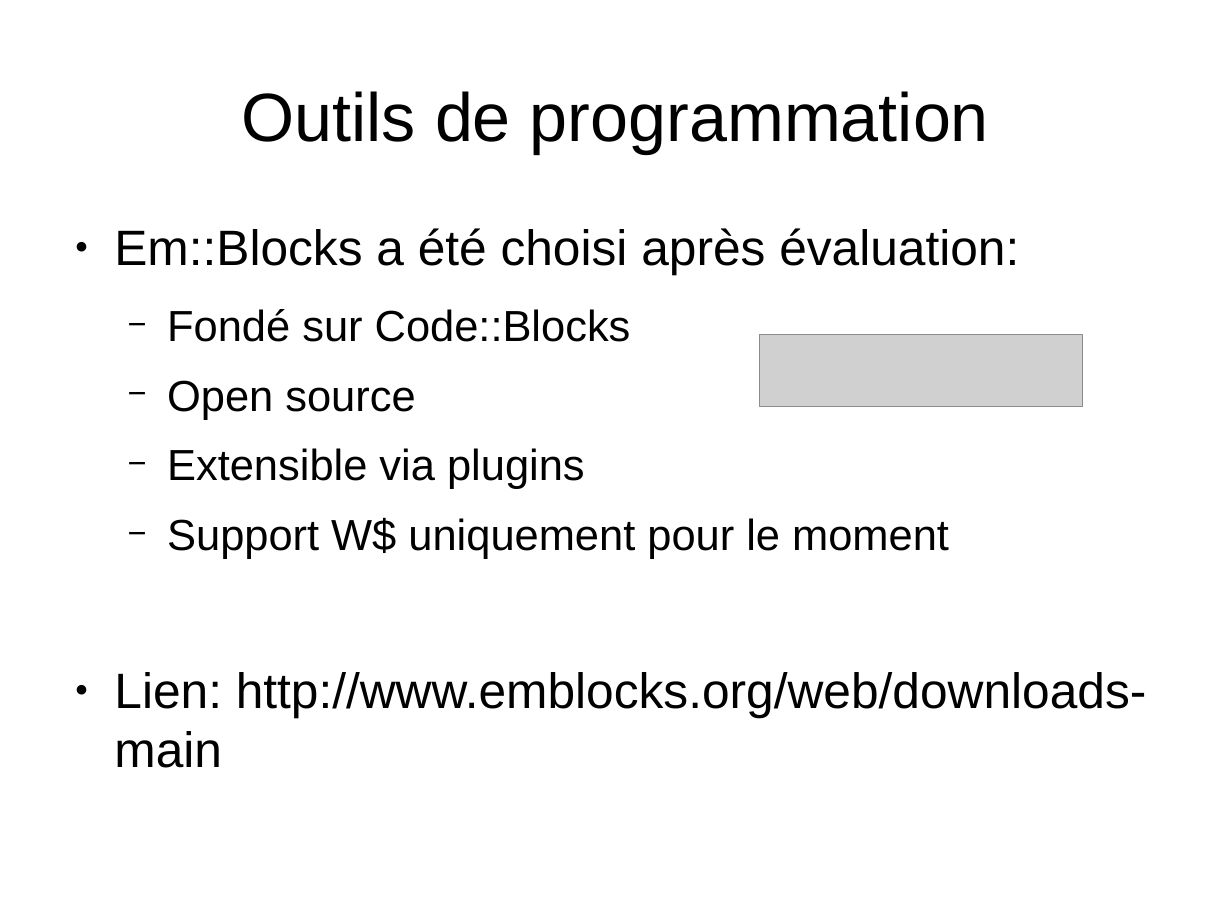
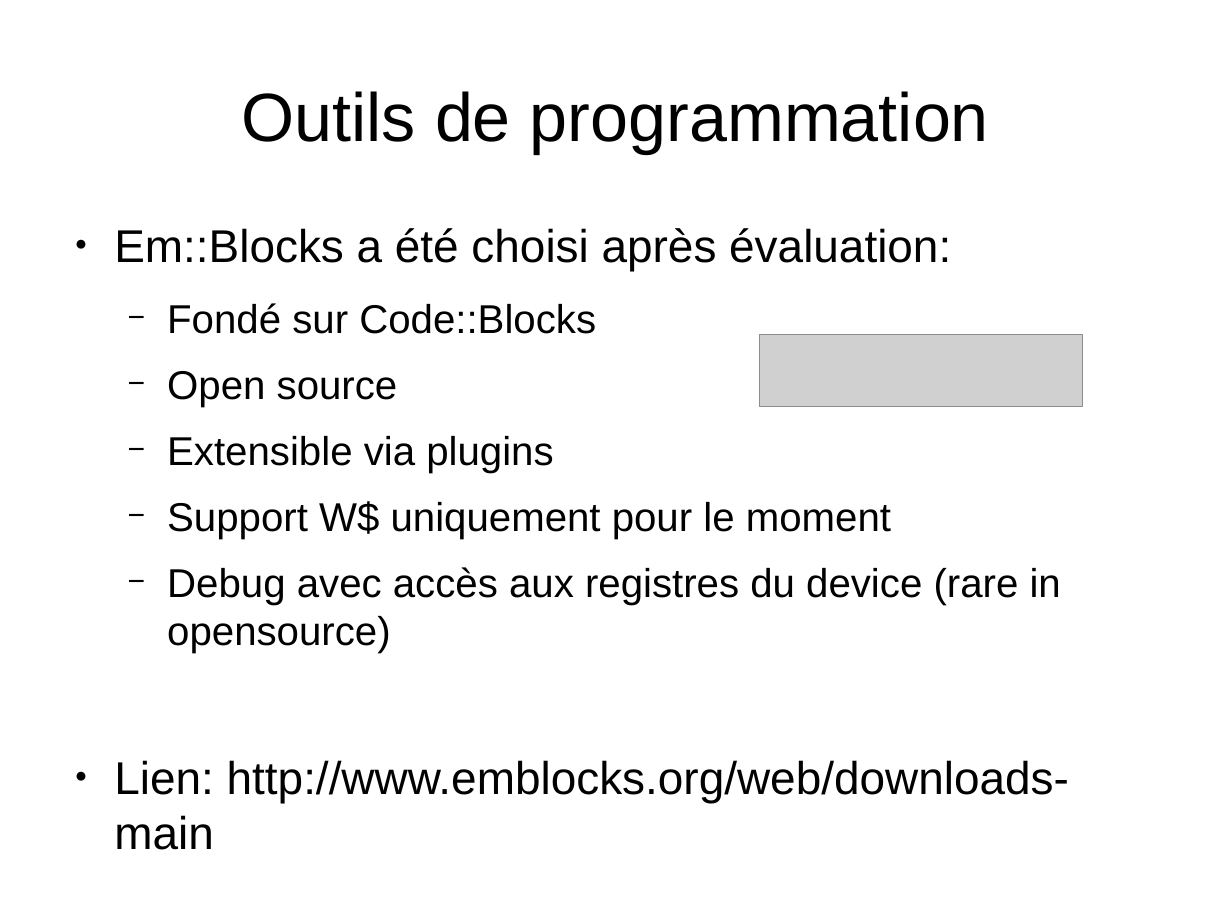
Before and after one commit to LabAixBidouille/EmbeddedTeam, a slide deck: slide 5 of how-to/how-to contribute to mbed.odp. Drawn at 1232x924 pixels with LibreOffice and Linux fonts; fonts in the diff are those of the drawing; grey boxes stand for pictures. Boxes give left, top, right and bottom in pixels: in the first picture for what was removed or moved away, otherwise in the second. Text is boxed around its words. In the diff, an @@ line names an element or a change of style, - is before the commit and + after.

Commit message:
[ET] Adding project progress doc

```diff
--- a/how-to/how-to contribute to mbed.odp
+++ b/how-to/how-to contribute to mbed.odp
@@ text at (114,228,1069,850): size 32 to 29.6 pt in "Em::Blocks a été choisi après évaluation:", "Lien: http://www.emblocks.org/web/downloads-main"; size 28 to 25.9 pt in "Fondé sur Code::Blocks", "Open source", "Extensible via plugins", "Support W$ uniquement pour le moment" @@
@@ text at (167,567,1061,653): paragraph added @@
+  − Debug avec accès aux registres du device (rare in opensource)
```
